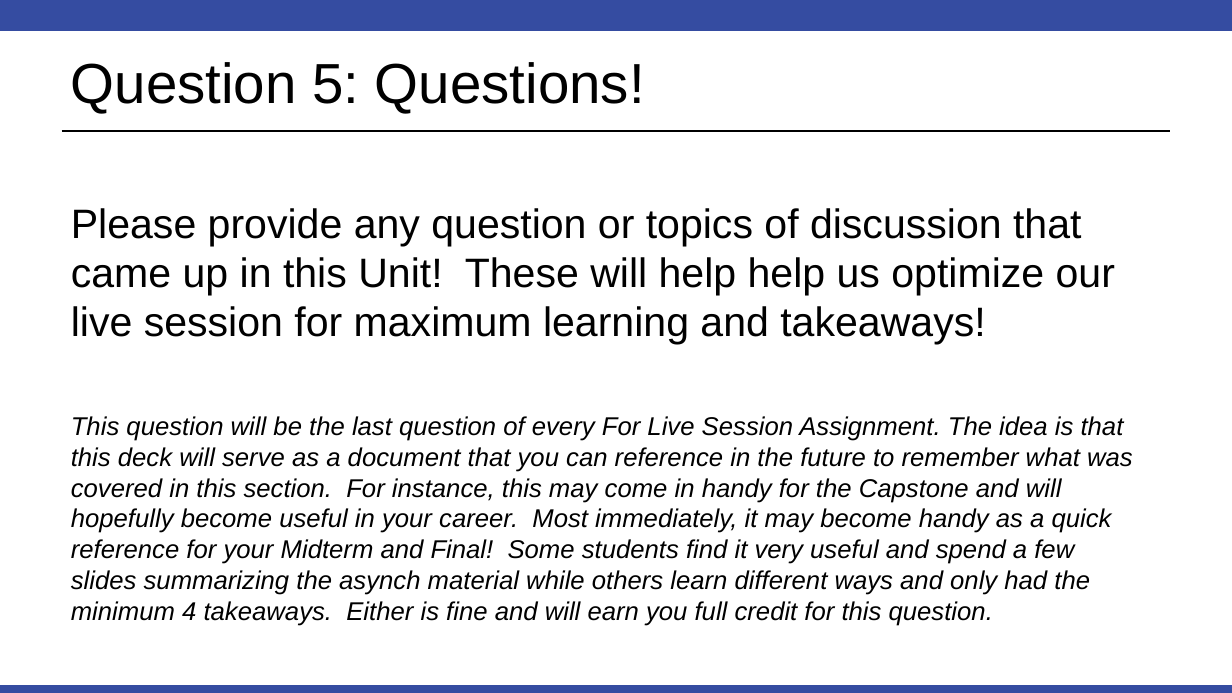
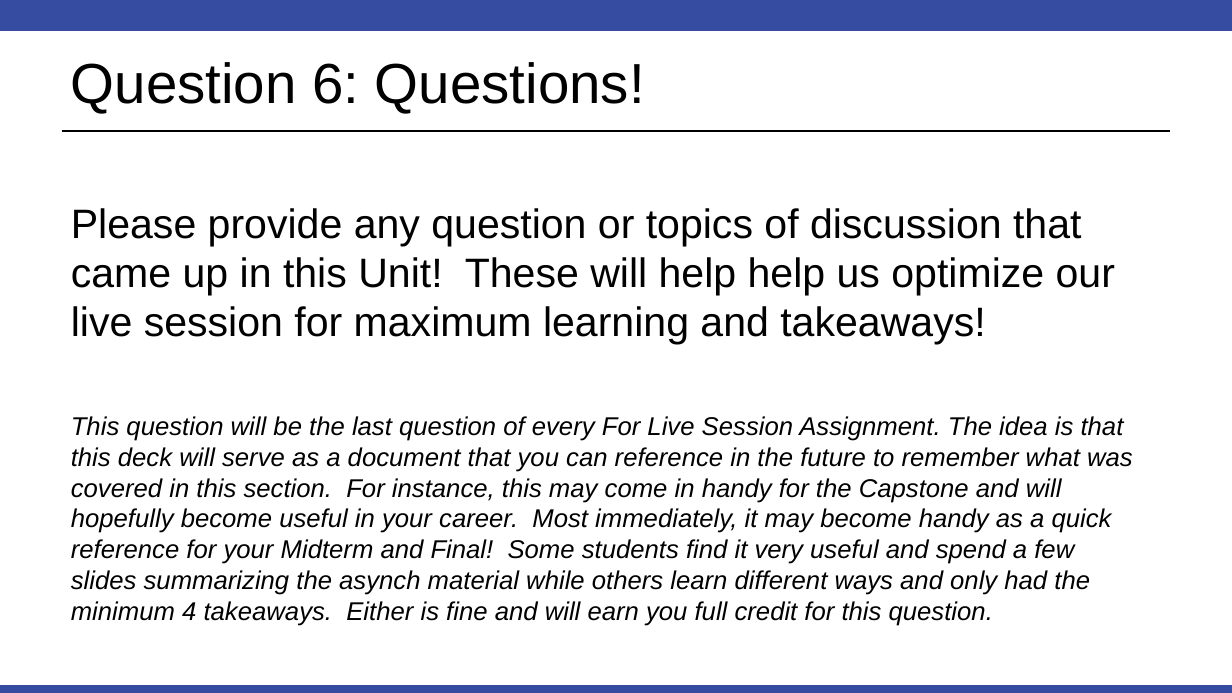
Before and after one commit to BivinSadler/MSDS_6371_Stat_Foundations, a slide deck: slide 16 of Unit 4/6371 FLS Unit 4.pptx. Drawn at 1232x693 pixels with LibreOffice and Linux fonts; fonts in the diff are those of the drawing. Boxes give left, top, right and bottom in pixels: in the first picture for what was removed or moved away, otherwise in the second. Text is boxed around its words. In the diff, an @@ line names an element or a change of style, - is before the commit and + after.

```diff
--- a/Unit 4/6371 FLS Unit 4.pptx
+++ b/Unit 4/6371 FLS Unit 4.pptx
@@ title at bbox=[71, 62, 645, 113]: text changed @@
-Question 5: Questions!
+Question 6: Questions!
```
Also in this commit, not shown: 1 other slide changed.
